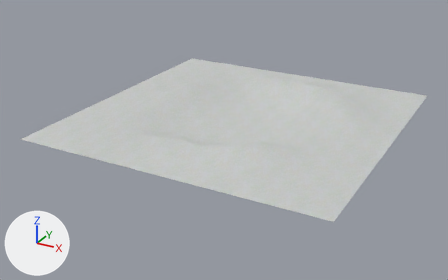
A saved change to the OBJ model game/models/auto/box_2.obj.
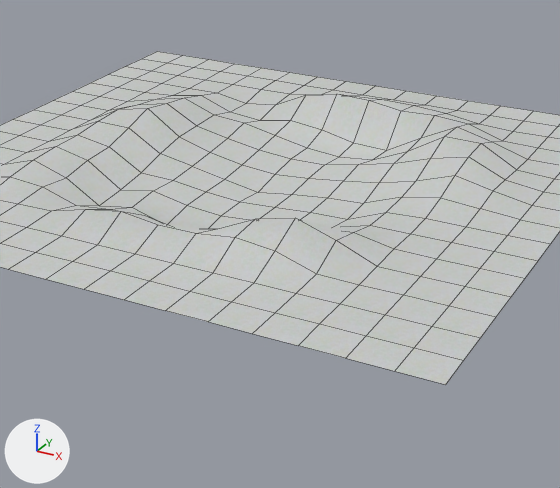
Each version appears first whole from a camera (50 mm lens) standing at (1157.0, -1507.0, 776.0) and looking at (208.0, 217.0, -86.0), and next in a close-up on the part from 26% to 87% of the width and 12% to 97% of the height. Arrows for +X, +Y and +Z are at lower left; the lights stay in place. The close-ups show mesh edges as thin lines. Where no turn or scale is listed for an object, it has been applied to the vertices.

Names of what the first close-up shows: 'box_2_Cube.003'.
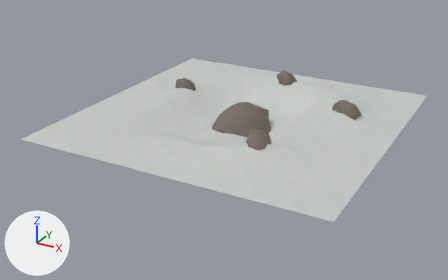
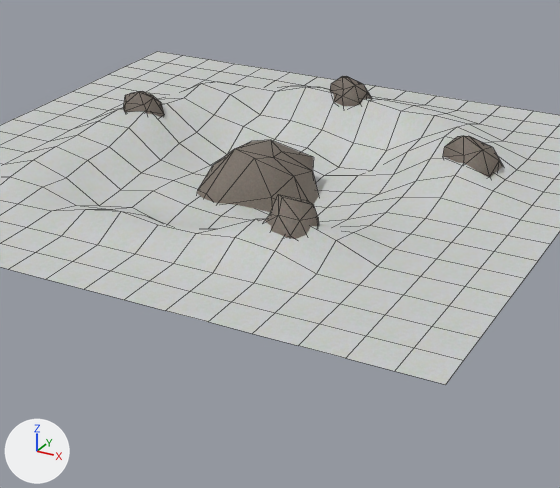
Boxes (x1, y1, x2, y2) around the edits, measured in the close-ups (560 x 488 px; the box of a moved part takes in the faces that stretch with it):
part 1 of me_box_2_cube_003, added: after (197, 140, 319, 212)
part 2 of me_box_2_cube_003, added: after (265, 194, 319, 239)
part 3 of me_box_2_cube_003, added: after (443, 136, 503, 177)
part 4 of me_box_2_cube_003, added: after (330, 76, 371, 106)
part 5 of me_box_2_cube_003, added: after (123, 91, 164, 117)
part 6 of me_box_2_cube_003, moved or reshaped: before (109, 80, 362, 192); after (109, 80, 334, 189)
part 7 of me_box_2_cube_003, moved or reshaped: (222, 130, 445, 226) in both

The change, as a list of edits to the scene's bpy script:
```text
Add img_rock_tga:
    img_rock_tga = load_image('rock.tga', '../../textures/dev/rock.tga', 128, 128, 'sRGB')
Add mat_textures_dev_ground_rock_tga:
    mat_textures_dev_ground_rock_tga = principled_material('textures/dev/ground_rock.tga')
    mat_textures_dev_ground_rock_tga.texture = img_rock_tga
    mat_textures_dev_ground_rock_tga.roughness = 0.69
Change me_box_2_cube_003:
    used by ob_box_2_cube_003; location = (0.0, 0.0, 0.0)
    verts and faces of me_box_2_cube_003; kept vertices keep their numbers, new ones are numbered from 289
    before: 148 (320.0, 256.0, -35.0) at pixel (292, 194), 149 (384.0, 256.0, -28.0) at pixel (327, 197), 151 (320.0, 320.0, -29.0) at pixel (308, 178), 152 (384.0, 320.0, -21.0) at pixel (343, 180), 153 (448.0, 320.0, -12.0) at pixel (379, 182)
    before: 159 (320.0, 384.0, -26.0) at pixel (324, 164), 160 (384.0, 384.0, -13.0) at pixel (358, 164), 161 (448.0, 384.0, 1.0) at pixel (394, 163), 168 (320.0, 448.0, -33.0) at pixel (339, 156), 169 (384.0, 448.0, -26.0) at pixel (372, 159)
    before: 279 (320.0, 192.0, -34.0) at pixel (275, 207), 280 (384.0, 192.0, -30.0) at pixel (310, 212)
    remove me_box_2_cube_003.from_pydata(...)  # 289 vertices, 256 faces; spans x -256.0..768.0, y -256.0..768.0, z -48.0..48.0
    add me_box_2_cube_003.from_pydata(...)  # 450 vertices, 550 faces; spans x -256.0..768.0, y -256.0..768.0, z -196.0..74.0
    me_box_2_cube_003 part 1: a new loose piece of 53 vertices spanning x 116.0..383.0, y 154.0..416.0, z -196.0..43.0, in mat_textures_dev_ground_rock_tga (picture img_rock_tga)
    me_box_2_cube_003 part 2: a new loose piece of 27 vertices spanning x 392.0..488.0, y -47.0..56.0, z -32.0..74.0, in mat_textures_dev_ground_rock_tga (picture img_rock_tga)
    me_box_2_cube_003 part 3: a new loose piece of 27 vertices spanning x 530.0..623.0, y 355.0..445.0, z -35.0..71.0, in mat_textures_dev_ground_rock_tga (picture img_rock_tga)
    me_box_2_cube_003 part 4: a new loose piece of 27 vertices spanning x 239.0..310.0, y 557.0..625.0, z -7.0..74.0, in mat_textures_dev_ground_rock_tga (picture img_rock_tga)
    me_box_2_cube_003 part 5: a new loose piece of 27 vertices spanning x -59.0..23.0, y 298.0..375.0, z -7.0..74.0, in mat_textures_dev_ground_rock_tga (picture img_rock_tga)
    me_box_2_cube_003 part 6
    4 vertices in x 64.0..192.0, y 256.0..384.0, z -28.0..3.0 move by (0.0, 0.0, -13.0)
    15 vertices move from x 0.0..192.0, y 256.0..640.0, z -21.0..26.0 to x 0.0..194.0, y 256.0..640.0, z -41.0..43.0
    me_box_2_cube_003 part 7
    add for i in [148, 149, 280]: verts[i] += (0.0, 0.0, -17.0)
    add for i in [151, 152, 153, 159, 160, 161, 168, 169]: verts[i] += (0.0, 0.0, -20.0)
    add verts[279] = (320.0, 192.0, -52.0)  # moved
    add me_box_2_cube_003.materials.append(mat_textures_dev_ground_rock_tga)  # picture img_rock_tga
```
